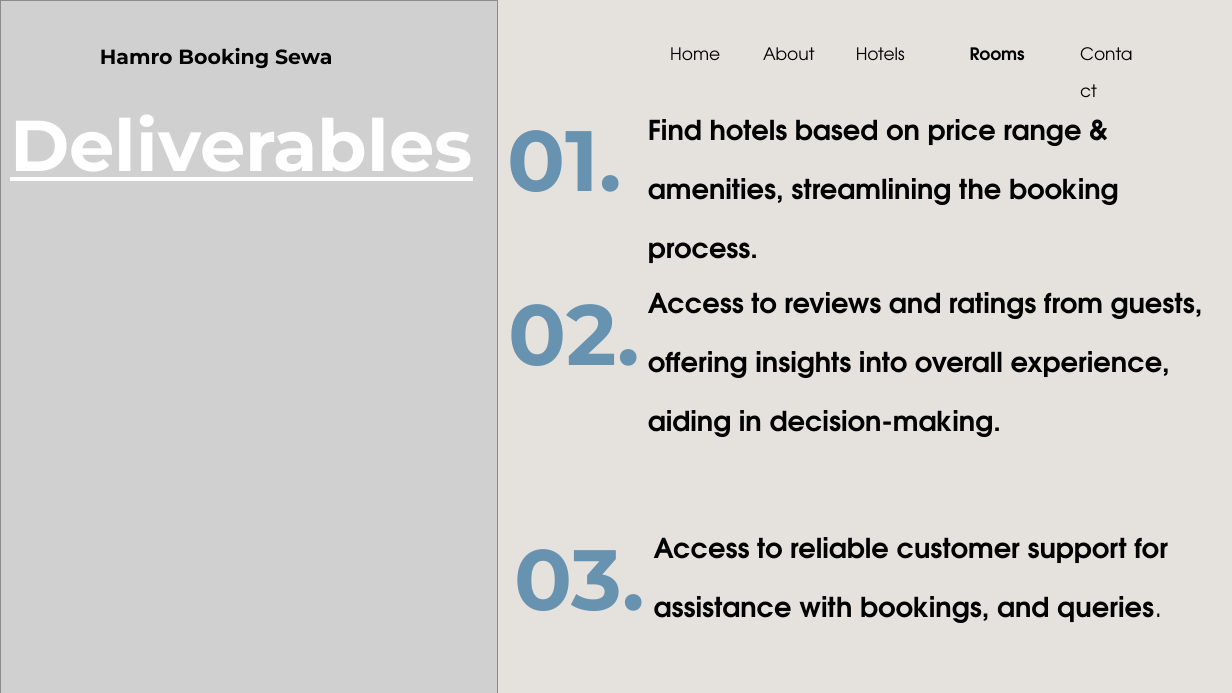
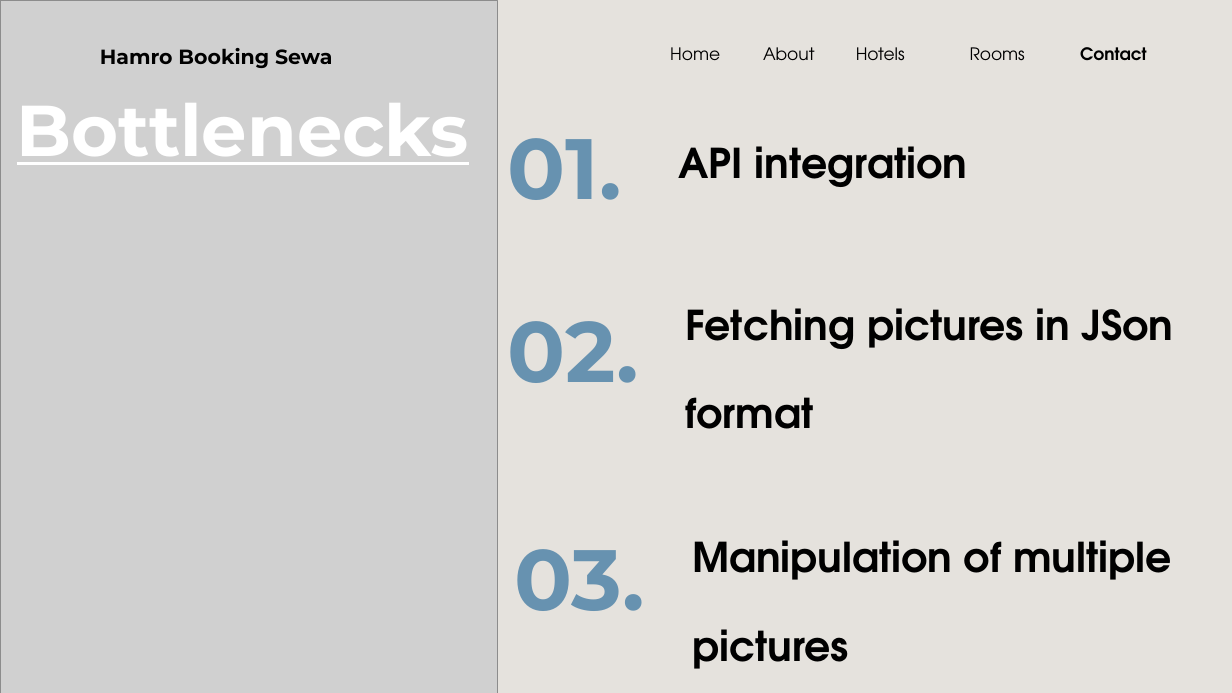
Before and after one commit to lgic-project/Hamro-booking-sewa-frontend, a slide deck: slide 5 of Documentation/Mid Term/MidTerm.Presentation.pptx (slide 7 before the commit). Drawn at 1232x693 pixels with LibreOffice and Linux fonts; fonts in the diff are those of the drawing; grey boxes stand for pictures. Boxes give left, top, right and bottom in pixels: in the first picture for what was removed or moved away, otherwise in the second. Text is boxed around its words. In the diff, an @@ line names an element or a change of style, - is before the commit and + after.

```diff
--- a/Documentation/Mid Term/MidTerm.Presentation.pptx
+++ b/Documentation/Mid Term/MidTerm.Presentation.pptx
@@ text "Rooms" at [970,47,1025,60]: bold off @@
@@ text "Contact" at [1080,47,1147,61]: bold on @@
@@ text at [17,103,469,165]: text changed @@
-Deliverables
+Bottlenecks
@@ text "01.": place and size @@
-text "01." at [508,130,622,192]
+text "01." at [508,138,622,200]
@@ text at [678,146,968,187]: text changed; size 16 to 24 pt @@
-Find hotels based on price range & amenities, streamlining the booking process.
+API integration
@@ text "02.": place and size @@
-text "02." at [509,304,640,366]
+text "02." at [508,321,639,383]
@@ text at [685,308,1174,429]: text changed; size 16 to 24 pt @@
-Access to reviews and ratings from guests, offering insights into overall experience, aiding in decision-making.
+Fetching pictures in JSon format
@@ text at [692,540,1172,669]: text changed; size 16 to 24 pt @@
-Access to reliable customer support for assistance with bookings, and queries.
+Manipulation of multiple pictures
```
Also in this commit, not shown: 3 other slides changed, 1 slide removed, 1 other file.
